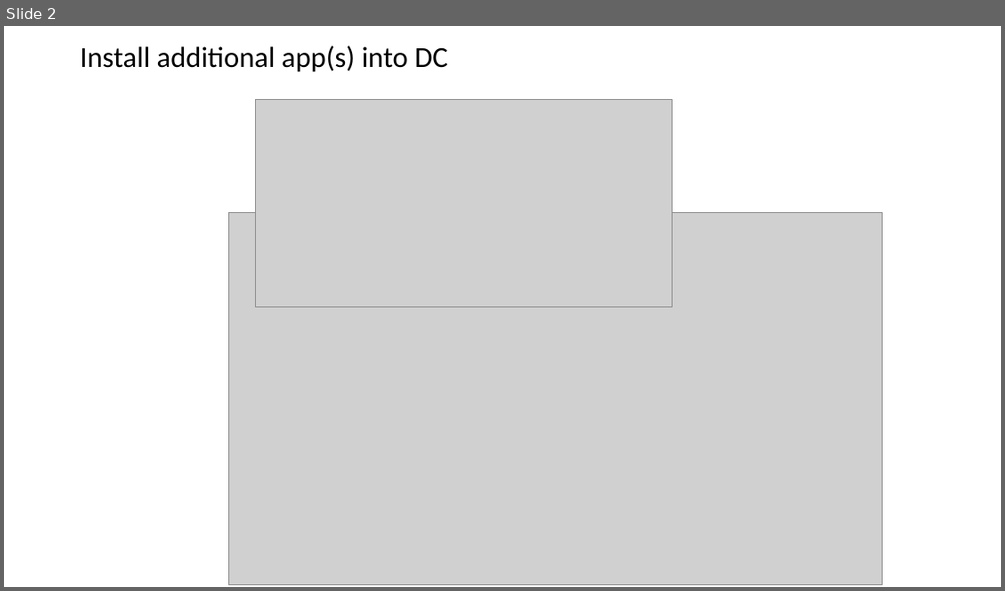
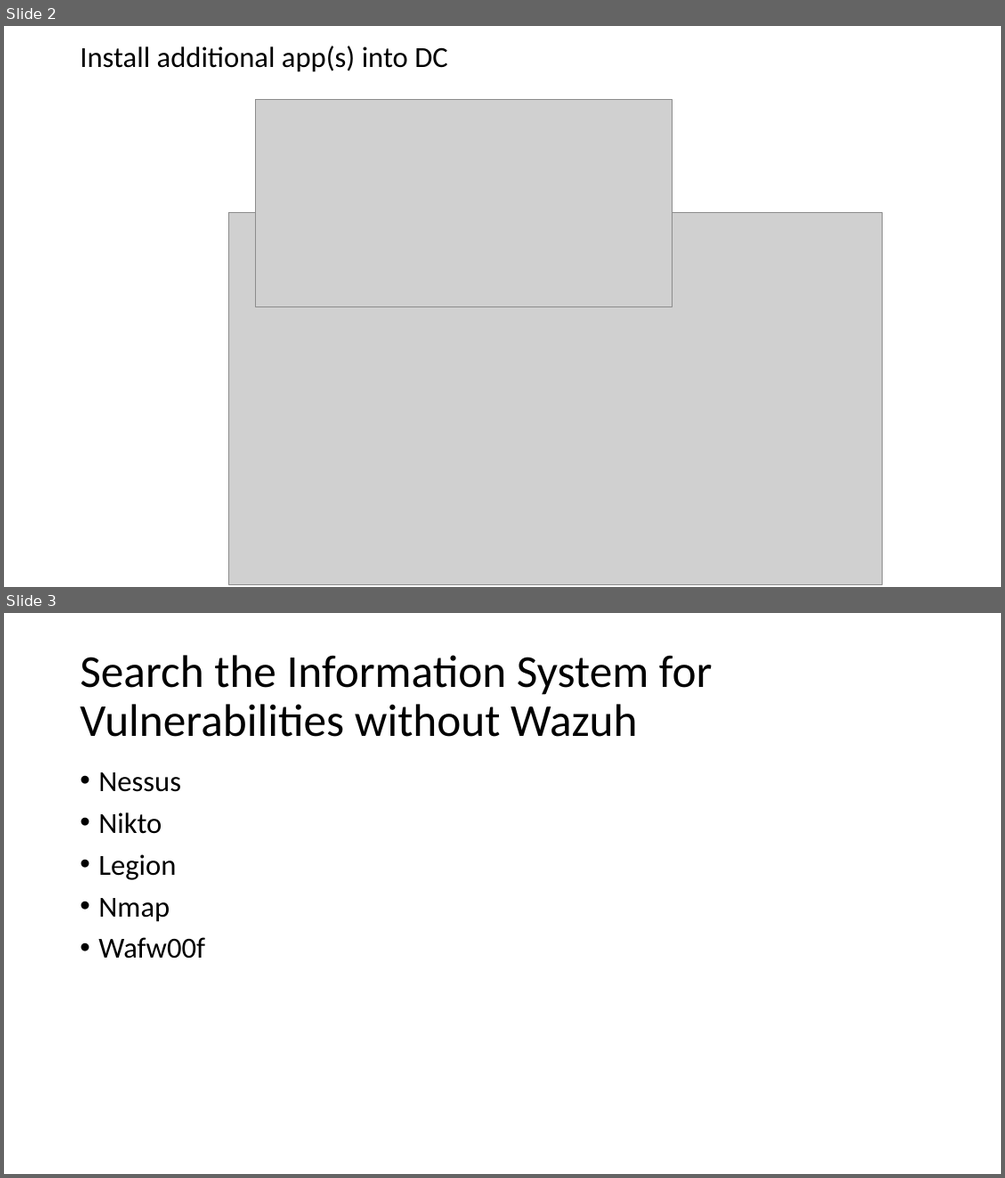
Before and after one commit to CHROME-PLATED-METRO-WOLF/coit11241-Cyber-Threat-Intelligence, a slide deck: evidence.pptx. Shown one above the other, each under a label of ours: slide 2 before the commit, slides 2 and 3 after it. The pictures are 1005x591 and 1005x1178 pixels, drawn with LibreOffice and Linux fonts; fonts in the diff are those of the drawing; grey boxes stand for pictures. Boxes give left, top, right and bottom in pixels: in the first picture for what was removed or moved away, otherwise in the second. Text is boxed around its words. In the diff, an @@ line names an element or a change of style, - is before the commit and + after.

Commit message:
Nessus and nikto scans

```diff
--- a/evidence.pptx
+++ b/evidence.pptx
@@ slide 3 added at [4, 613, 1001, 1174], background #FFFFFF @@
@@ title added at [80, 655, 712, 737], 44 pt, text #000000 @@
+Search the Information System for Vulnerabilities without Wazuh
@@ text added at [98, 772, 205, 958], 28 pt, text #000000 @@
+• Nessus
+• Nikto
+• Legion
+• Nmap
+• Wafw00f
```
Also in this commit, not shown: 4 other slides added, 1 other file.
